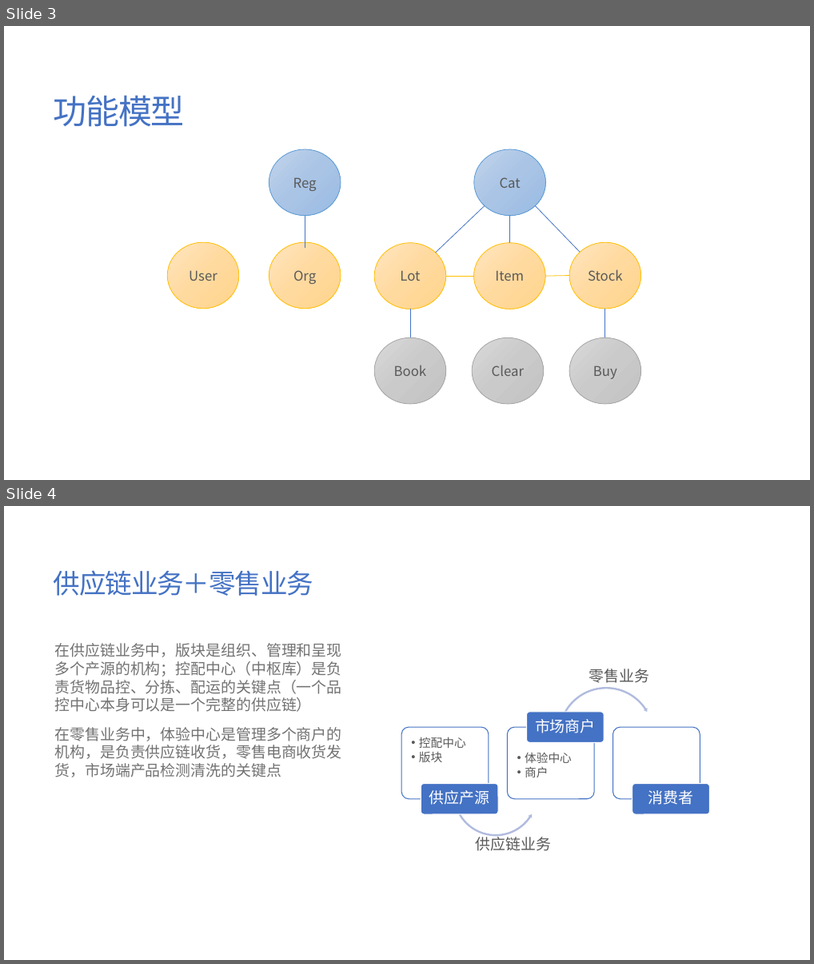
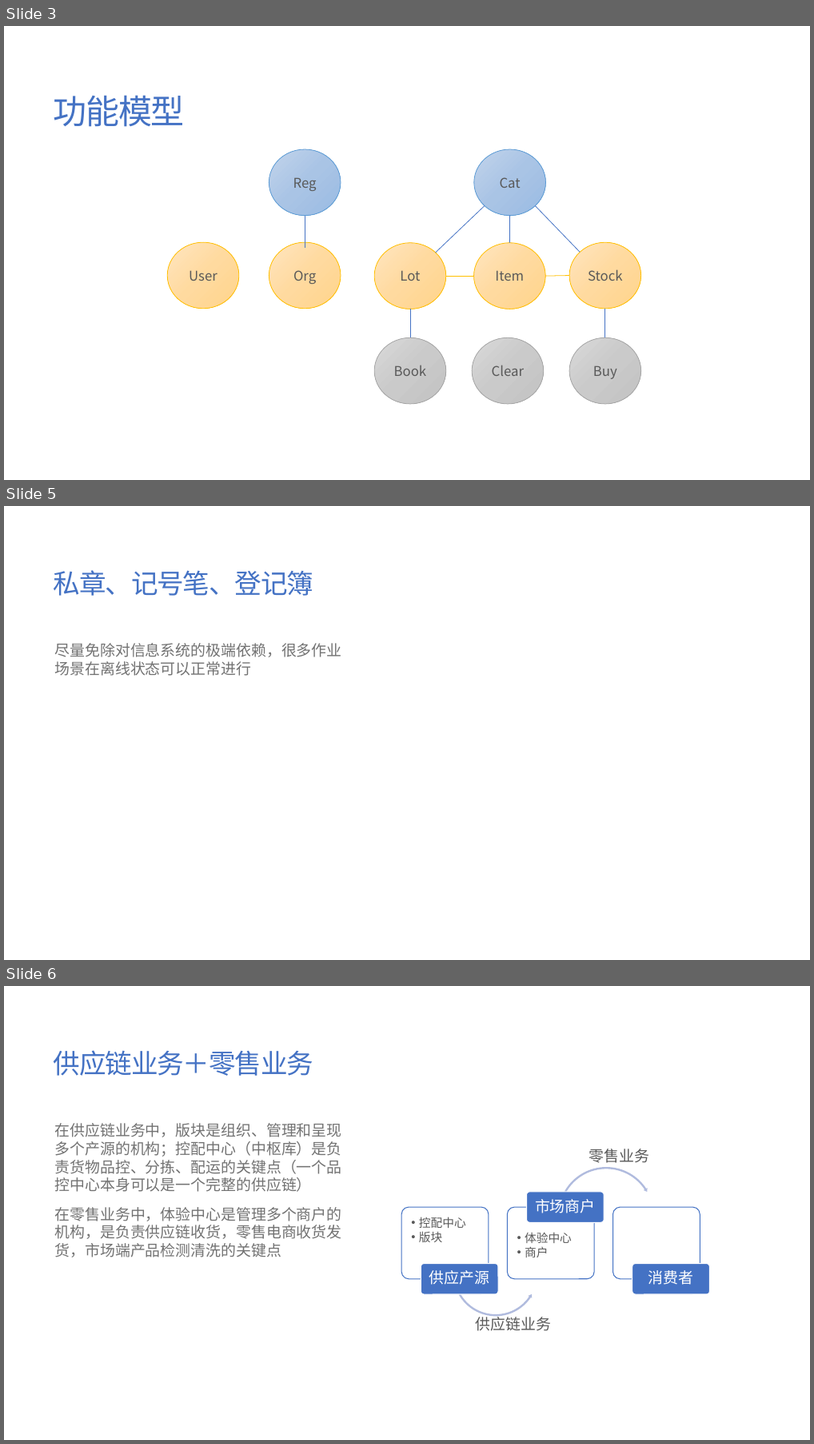
Before and after one commit to jzgi/chainsmart, a slide deck: Docs/品链供销平台.pptx. Shown one above the other, each under a label of ours: slides 3 and 4 before the commit, slides 3, 5 and 6 after it; the slides between them are not shown. The pictures are 814x964 and 814x1444 pixels, drawn with LibreOffice and Linux fonts; fonts in the diff are those of the drawing. Boxes give left, top, right and bottom in pixels: in the first picture for what was removed or moved away, otherwise in the second. Text is boxed around its words. In the diff, an @@ line names an element or a change of style, - is before the commit and + after.

```diff
--- a/Docs/品链供销平台.pptx
+++ b/Docs/品链供销平台.pptx
@@ slide 5 added at box(4, 506, 810, 960), background #FFFFFF @@
@@ title added at box(54, 570, 314, 596), 32 pt, text #4472C4 @@
+私章、记号笔、登记簿
@@ text added at box(55, 643, 342, 676), 18 pt, text #727272 @@
+尽量免除对信息系统的极端依赖，很多作业场景在离线状态可以正常进行
@@ what was slide 4 is now slide 6 @@
```
Also in this commit, not shown: 1 other slide added, 7 slides removed, 13 other files.
